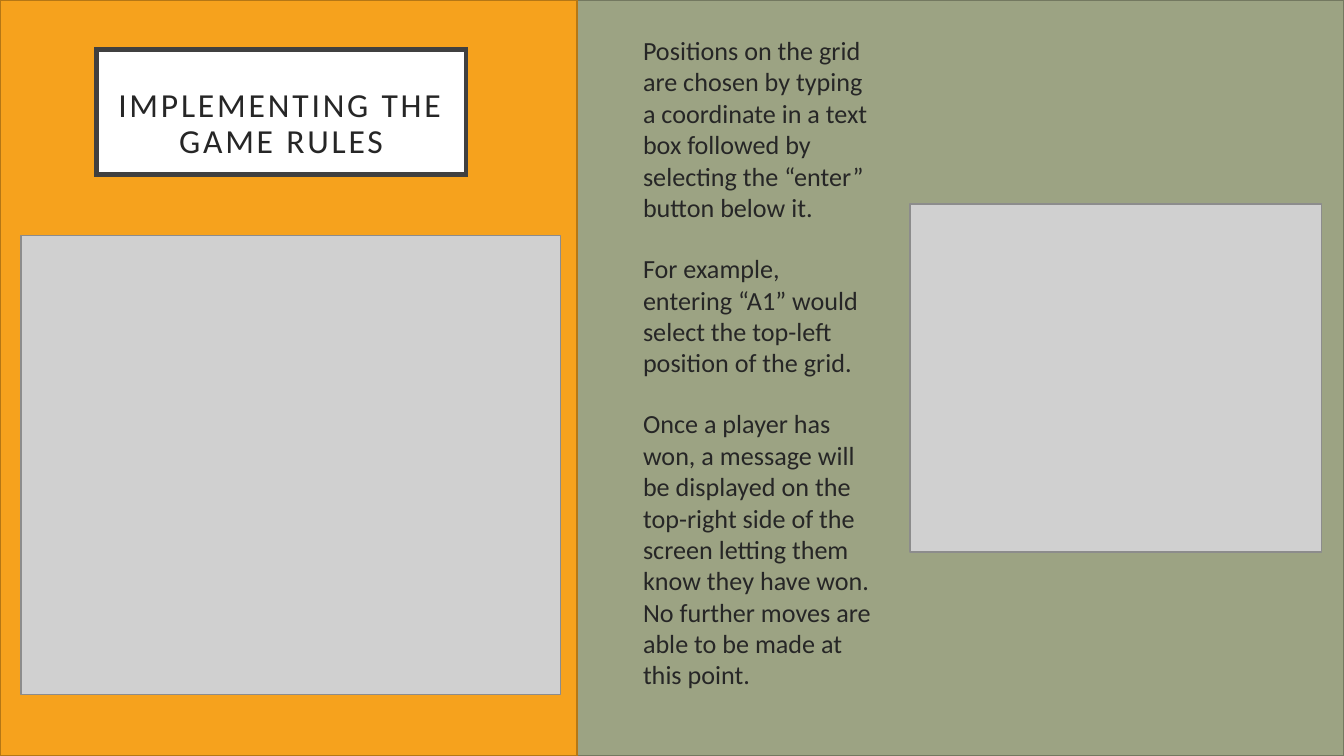
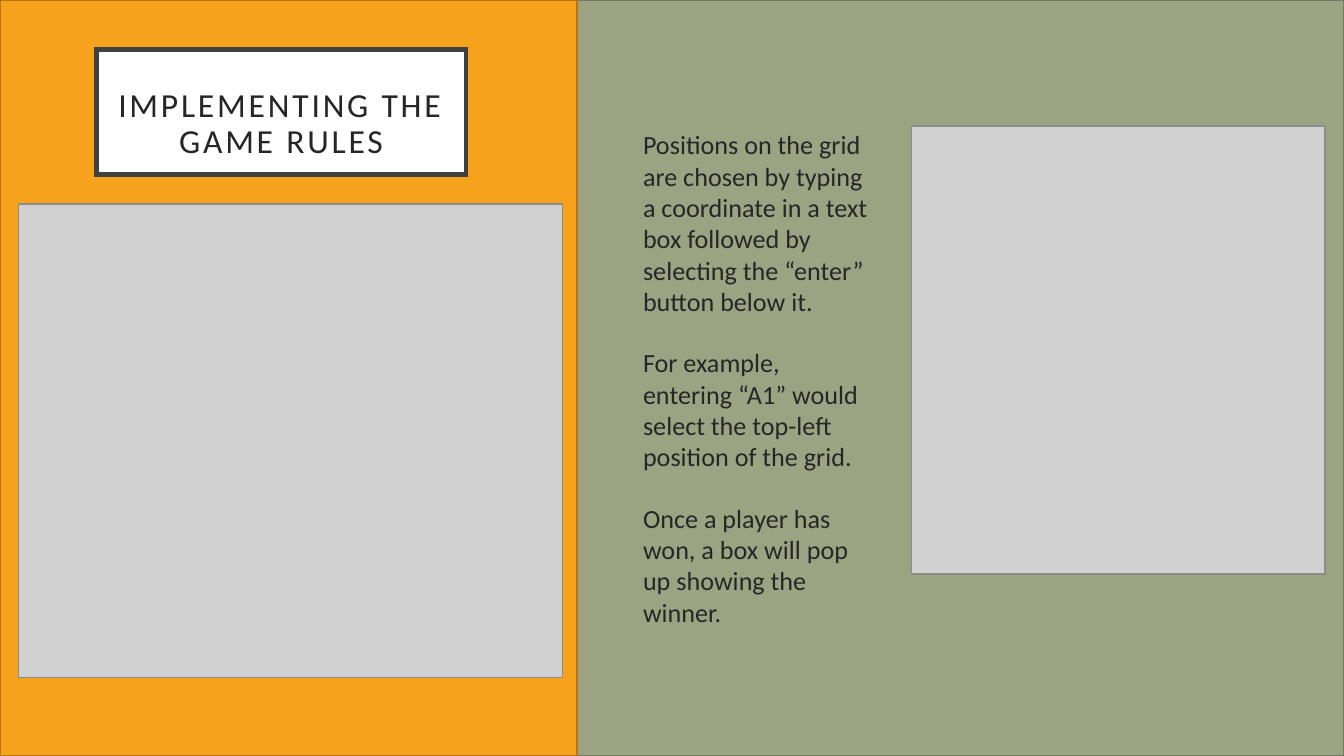
Before and after one commit to guilhermemmeirelles/Battleship, a slide deck: slide 4 of Presentation.pptx. Drawn at 1344x756 pixels with LibreOffice and Linux fonts; fonts in the diff are those of the drawing; grey boxes stand for pictures. Boxes give left, top, right and bottom in pixels: in the first picture for what was removed or moved away, otherwise in the second. Text is boxed around its words. In the diff, an @@ line names an element or a change of style, - is before the commit and + after.

```diff
--- a/Presentation.pptx
+++ b/Presentation.pptx
@@ picture: place and size @@
-picture at (910, 204, 1321, 552)
+picture at (911, 126, 1325, 574)
@@ picture: place and size @@
-picture at (22, 235, 560, 695)
+picture at (19, 204, 562, 677)
@@ text at (643, 510, 848, 622): text changed @@
-Once a player has won, a message will be displayed on the top-right side of the screen letting them know they have won. No further moves are able to be made at this point.
+Once a player has won, a box will pop up showing the winner.
```
Also in this commit, not shown: 4 other slides changed, 1 slide added, 2 slides removed, 6 other files.
